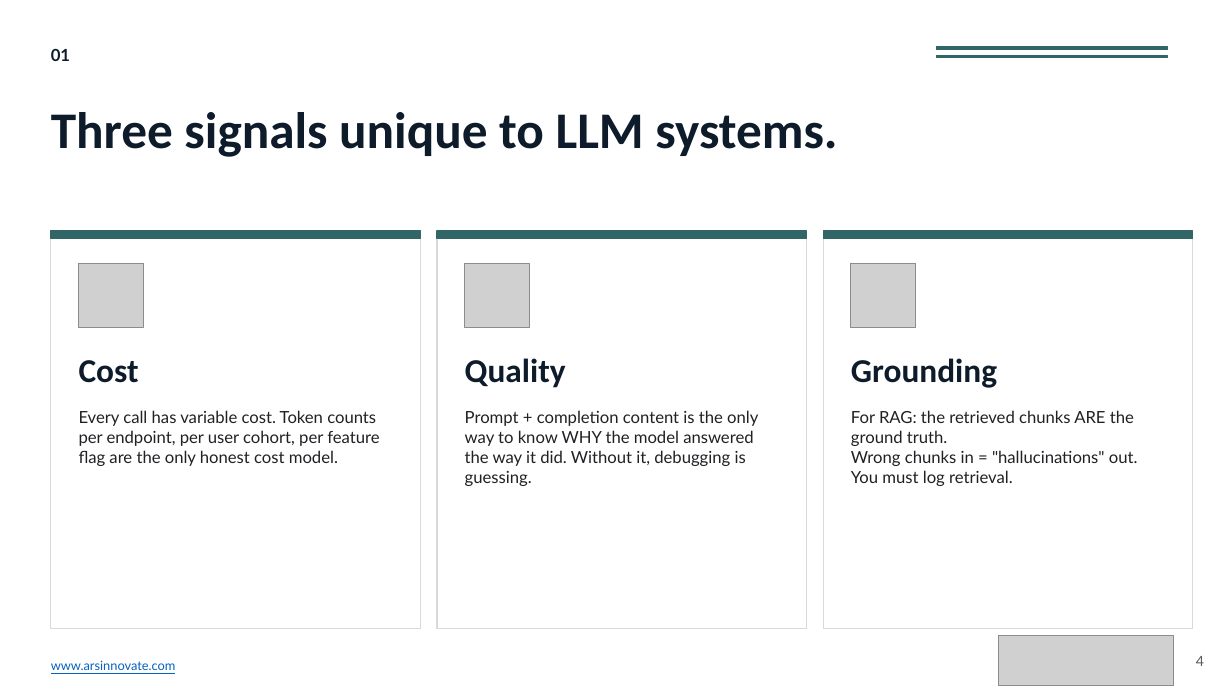
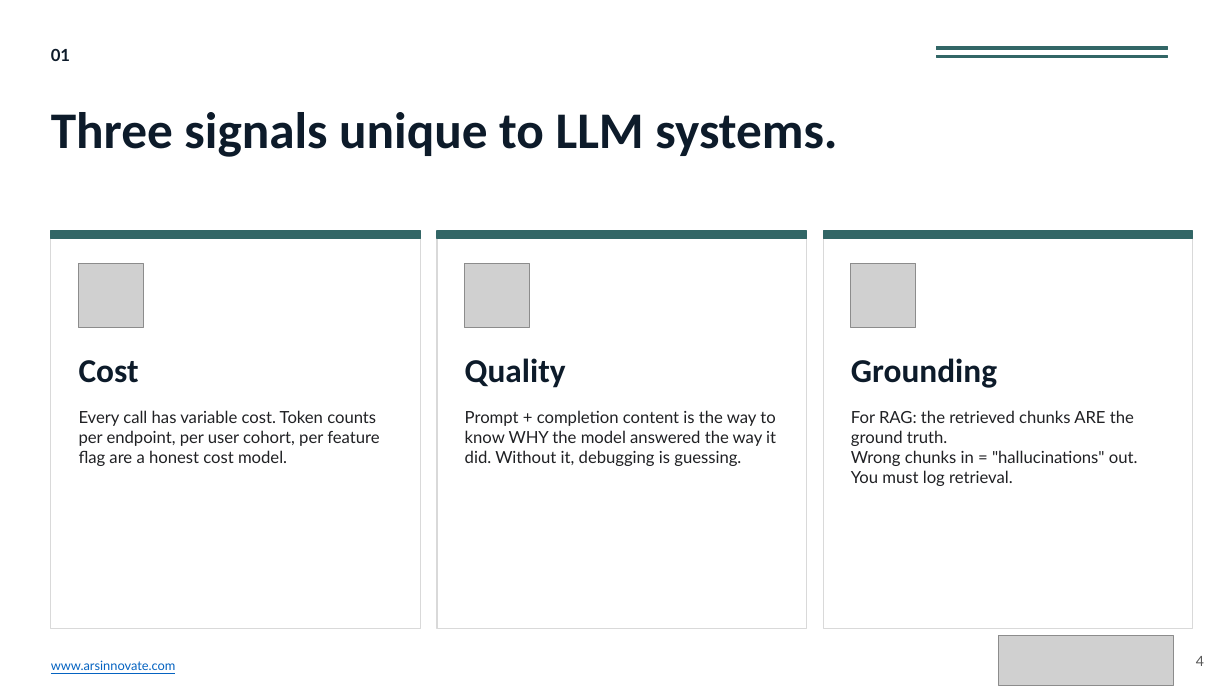
Before and after one commit to gigimcc4/DevOpsDays_llmops, a slide deck: slide 5 of Hands-On-ish_LLMOps.pptx. Drawn at 1232x693 pixels with LibreOffice and Linux fonts; fonts in the diff are those of the drawing; grey boxes stand for pictures. Boxes give left, top, right and bottom in pixels: in the first picture for what was removed or moved away, otherwise in the second. Text is boxed around its words. In the diff, an @@ line names an element or a change of style, - is before the commit and + after.

```diff
--- a/Hands-On-ish_LLMOps.pptx
+++ b/Hands-On-ish_LLMOps.pptx
@@ text at box(79, 410, 379, 466): text changed @@
-Every call has variable cost. Token counts per endpoint, per user cohort, per feature flag are the only honest cost model.
+Every call has variable cost. Token counts per endpoint, per user cohort, per feature flag are a honest cost model.
@@ text at box(465, 410, 776, 466): text changed @@
-Prompt + completion content is the only way to know WHY the model answered the way it did. Without it, debugging is guessing.
+Prompt + completion content is the way to know WHY the model answered the way it did. Without it, debugging is guessing.
```
Also in this commit, not shown: 4 other slides changed, 4 slides removed, 1 other file.
